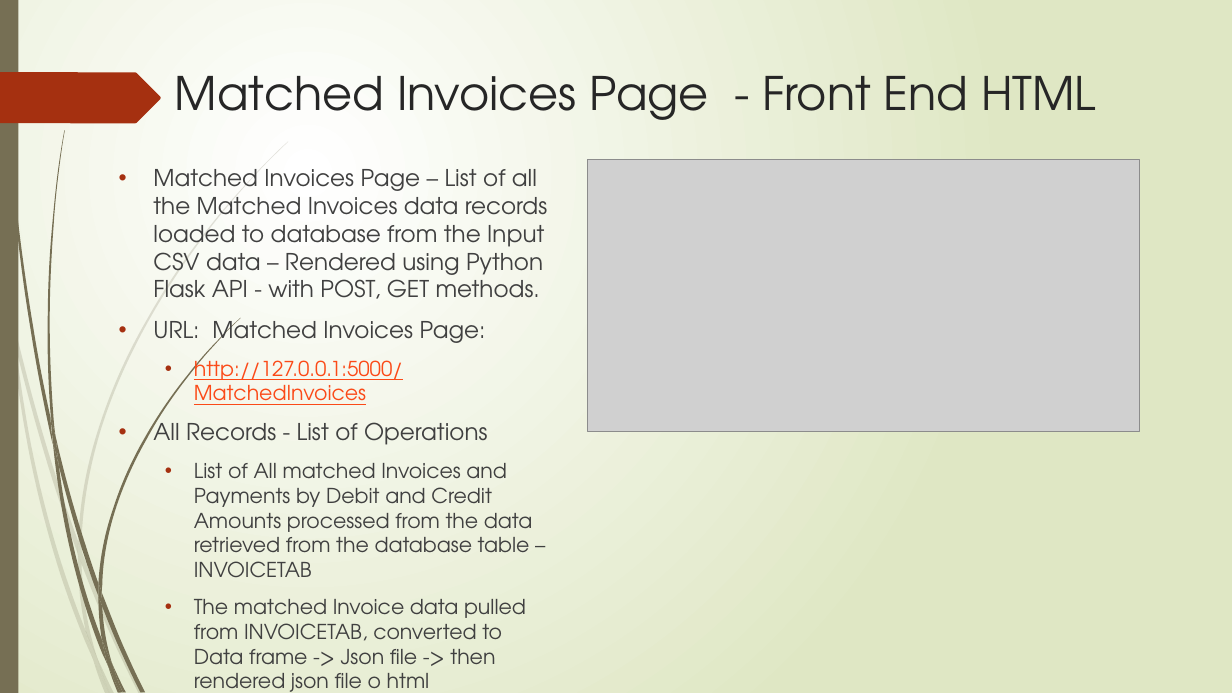
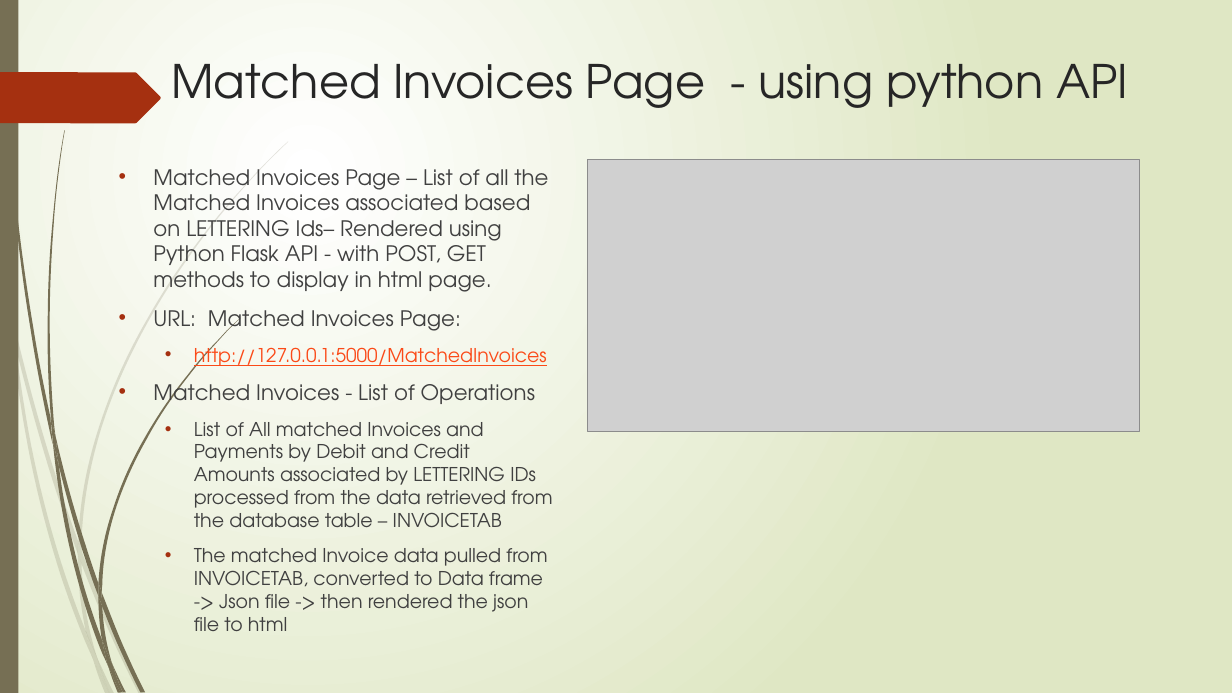
Before and after one commit to sureshcs0524/PythonProjects, a slide deck: slide 15 of Invoice Matching Application .pptx. Drawn at 1232x693 pixels with LibreOffice and Linux fonts; fonts in the diff are those of the drawing; grey boxes stand for pictures. Boxes give left, top, right and bottom in pixels: in the first picture for what was removed or moved away, otherwise in the second. Text is boxed around its words. In the diff, an @@ line names an element or a change of style, - is before the commit and + after.

Commit message:
Changes in Invoice Matching Applicaiton PPT

```diff
--- a/Invoice Matching Application .pptx
+++ b/Invoice Matching Application .pptx
@@ title at [171, 64, 1128, 108]: text changed @@
-Matched Invoices Page - Front End HTML
+Matched Invoices Page - using python API
@@ text at [153, 169, 548, 292]: text changed; size 18 to 16.6 pt @@
-• Matched Invoices Page – List of all the Matched Invoices data records loaded to database from the Input CSV data – Rendered using Python Flask API - with POST, GET methods.
+• Matched Invoices Page – List of all the Matched Invoices associated based on LETTERING Ids– Rendered using Python Flask API - with POST, GET methods to display in html page.
@@ text at [153, 310, 547, 369]: size 18 to 16.6 pt in "URL: Matched Invoices Page:"; size 16 to 14.8 pt in "http://127.0.0.1:5000/MatchedInvoices" @@
@@ text at [153, 377, 552, 631]: text changed; size 16 to 14.8 pt @@
-• All Records - List of Operations
-  • List of All matched Invoices and Payments by Debit and Credit Amounts processed from the data retrieved from the database table – INVOICETAB
-  • The matched Invoice data pulled from INVOICETAB, converted to Data frame -> Json file -> then rendered json file o html
+• Matched Invoices - List of Operations
+  • List of All matched Invoices and Payments by Debit and Credit Amounts associated by LETTERING IDs processed from the data retrieved from the database table – INVOICETAB
+  • The matched Invoice data pulled from INVOICETAB, converted to Data frame -> Json file -> then rendered the json file to html
```
Also in this commit, not shown: 7 other slides changed, 5 slides added, 4 slides removed, 1 other file.
